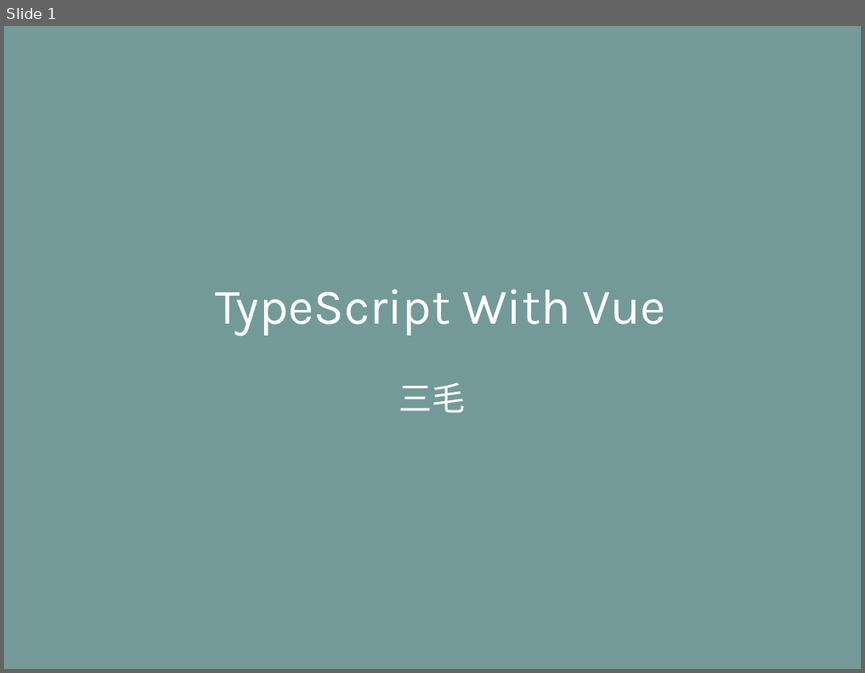
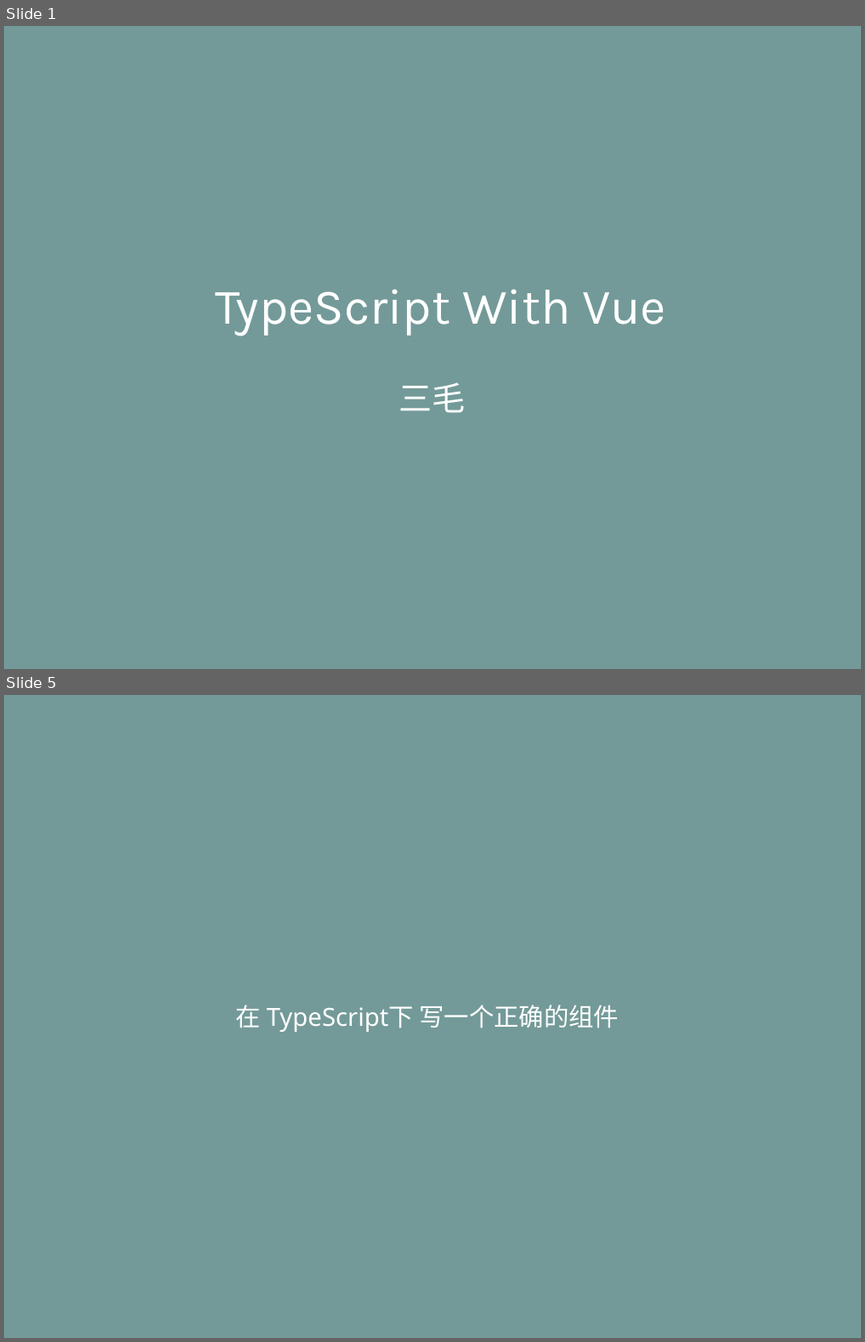
Before and after one commit to life0727/blog, a slide deck: ppt/typescript（三）.pptx. Shown one above the other, each under a label of ours: slide 1 before the commit, slides 1 and 5 after it; the slides between them are not shown. The pictures are 865x673 and 865x1342 pixels, drawn with LibreOffice and Linux fonts; fonts in the diff are those of the drawing. Boxes give left, top, right and bottom in pixels: in the first picture for what was removed or moved away, otherwise in the second. Text is boxed around its words. In the diff, an @@ line names an element or a change of style, - is before the commit and + after.

```diff
--- a/ppt/typescript（三）.pptx
+++ b/ppt/typescript（三）.pptx
@@ slide 5 added at <box>4,695,861,1338</box>, background #739A98 @@
@@ text added at <box>236,1004,619,1032</box>, 33 pt, text #FFFFFF @@
+在 TypeScript下 写一个正确的组件
```
Also in this commit, not shown: 3 other slides added, 1 slide removed.
